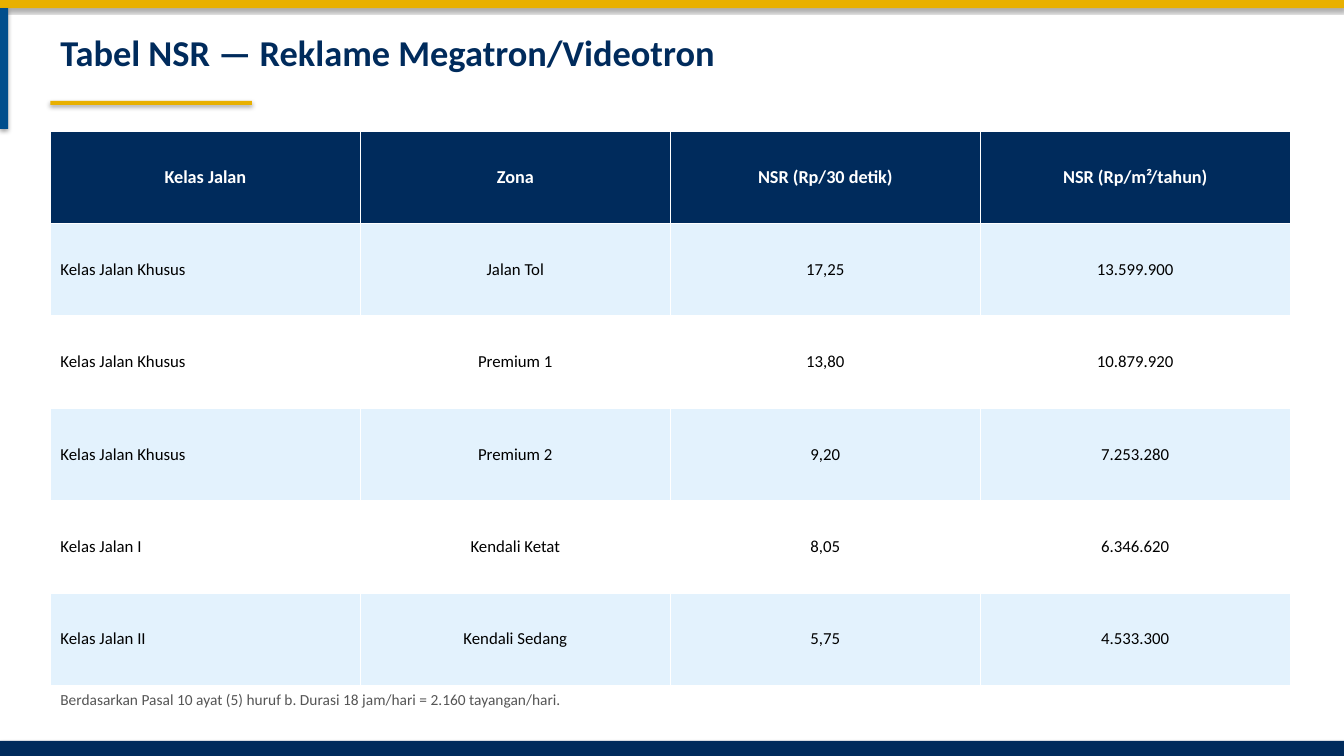
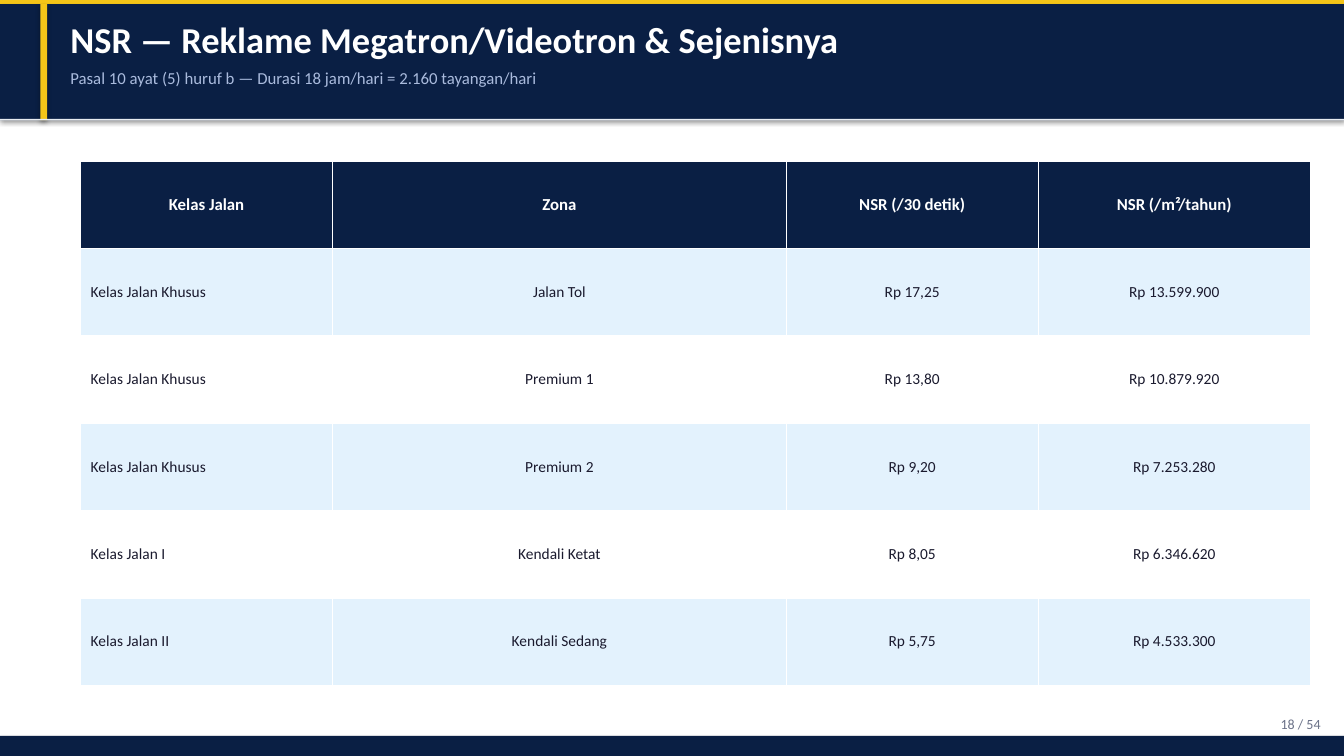
Before and after one commit to rahadiana/coba_ppt, a slide deck: slide 18 of Perwal_Bekasi_51_2024_Pajak_Reklame.pptx (slide 21 before the commit). Drawn at 1344x756 pixels with LibreOffice and Linux fonts; fonts in the diff are those of the drawing. Boxes give left, top, right and bottom in pixels: in the first picture for what was removed or moved away, otherwise in the second. Text is boxed around its words. In the diff, an @@ line names an element or a change of style, - is before the commit and + after.

Commit message:
feat: premium redesign PPT with cards, tables, and modern layout

```diff
--- a/Perwal_Bekasi_51_2024_Pajak_Reklame.pptx
+++ b/Perwal_Bekasi_51_2024_Pajak_Reklame.pptx
@@ rectangle resized from (x1=0, y1=0, x2=1344, y2=8) to (x1=0, y1=0, x2=1344, y2=4) @@
@@ rectangle at (x1=0, y1=0, x2=1344, y2=4): fill #E8B000 to #F5C518 @@
@@ rectangle added at (x1=0, y1=4, x2=1344, y2=120), fill #0A1F44 @@
@@ rectangle resized from (x1=0, y1=8, x2=8, y2=129) to (x1=40, y1=4, x2=47, y2=120) @@
@@ rectangle at (x1=40, y1=4, x2=47, y2=120): fill #004E8C to #F5C518 @@
@@ text at (x1=70, y1=27, x2=839, y2=59): text changed; text colour #002B5C to #FFFFFF @@
-Tabel NSR — Reklame Megatron/Videotron
+NSR — Reklame Megatron/Videotron & Sejenisnya
@@ text at (x1=70, y1=72, x2=536, y2=87): text changed; size 11 to 12 pt; text colour #555555 to #AABBDD @@
-Berdasarkan Pasal 10 ayat (5) huruf b. Durasi 18 jam/hari = 2.160 tayangan/hari.
+Pasal 10 ayat (5) huruf b — Durasi 18 jam/hari = 2.160 tayangan/hari
@@ rectangle added at (x1=0, y1=119, x2=1344, y2=120), fill #E8ECF1 @@
@@ rectangle removed at (x1=50, y1=101, x2=252, y2=105) @@
@@ table at (x1=81, y1=161, x2=1311, y2=686) @@
-row 1, column 3: NSR (Rp/30 detik)
+row 1, column 3: NSR (/30 detik)
-row 1, column 4: NSR (Rp/m²/tahun)
+row 1, column 4: NSR (/m²/tahun)
-row 2, column 3: 17,25
+row 2, column 3: Rp 17,25
-row 2, column 4: 13.599.900
+row 2, column 4: Rp 13.599.900
-row 3, column 3: 13,80
+row 3, column 3: Rp 13,80
-row 3, column 4: 10.879.920
+row 3, column 4: Rp 10.879.920
-row 4, column 3: 9,20
+row 4, column 3: Rp 9,20
-row 4, column 4: 7.253.280
+row 4, column 4: Rp 7.253.280
-row 5, column 3: 8,05
+row 5, column 3: Rp 8,05
-row 5, column 4: 6.346.620
+row 5, column 4: Rp 6.346.620
-row 6, column 3: 5,75
+row 6, column 3: Rp 5,75
-row 6, column 4: 4.533.300
+row 6, column 4: Rp 4.533.300
@@ fill #002B5C to #0A1F44 in row 1 @@
@@ size 13 to 12 pt in "Kelas Jalan", "Zona" @@
@@ size 12 to 11 pt, text colour #000000 to #1A1A2E in "Kelas Jalan Khusus", "Jalan Tol", "Kelas Jalan Khusus", "Premium 1" and 6 more places @@
@@ table resized from (x1=50, y1=131, x2=1293, y2=686) to (x1=81, y1=161, x2=1311, y2=686) @@
@@ text added at (x1=1281, y1=719, x2=1320, y2=729), 10 pt, text #6B7288 @@
+18 / 54
@@ rectangle resized from (x1=0, y1=741, x2=1344, y2=756) to (x1=0, y1=736, x2=1344, y2=756) @@
@@ rectangle at (x1=0, y1=736, x2=1344, y2=756): fill #002B5C to #0A1F44 @@
```
Also in this commit, not shown: 41 other slides changed, 10 slides added, 12 slides removed, 1 other file.
